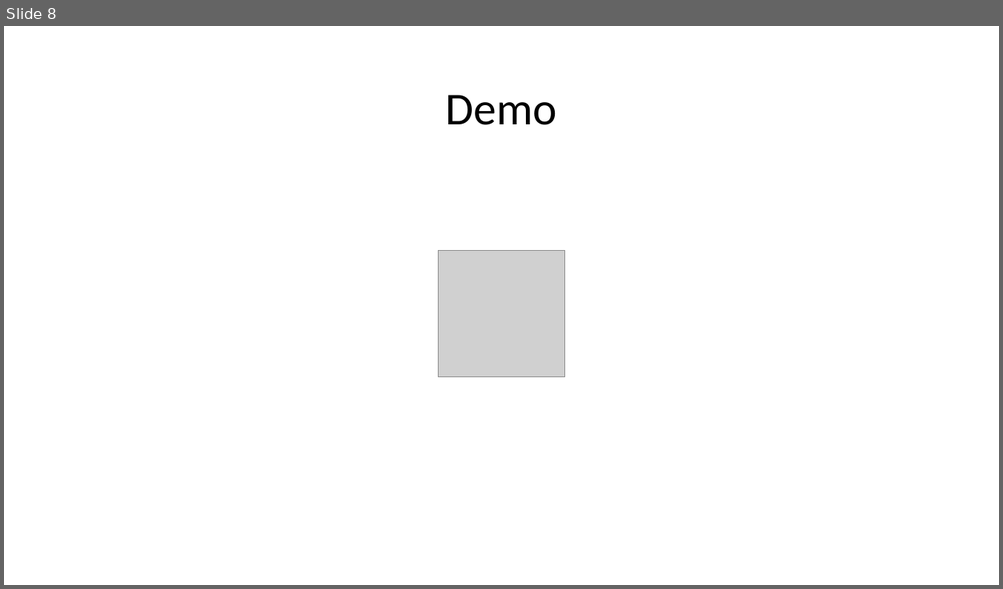
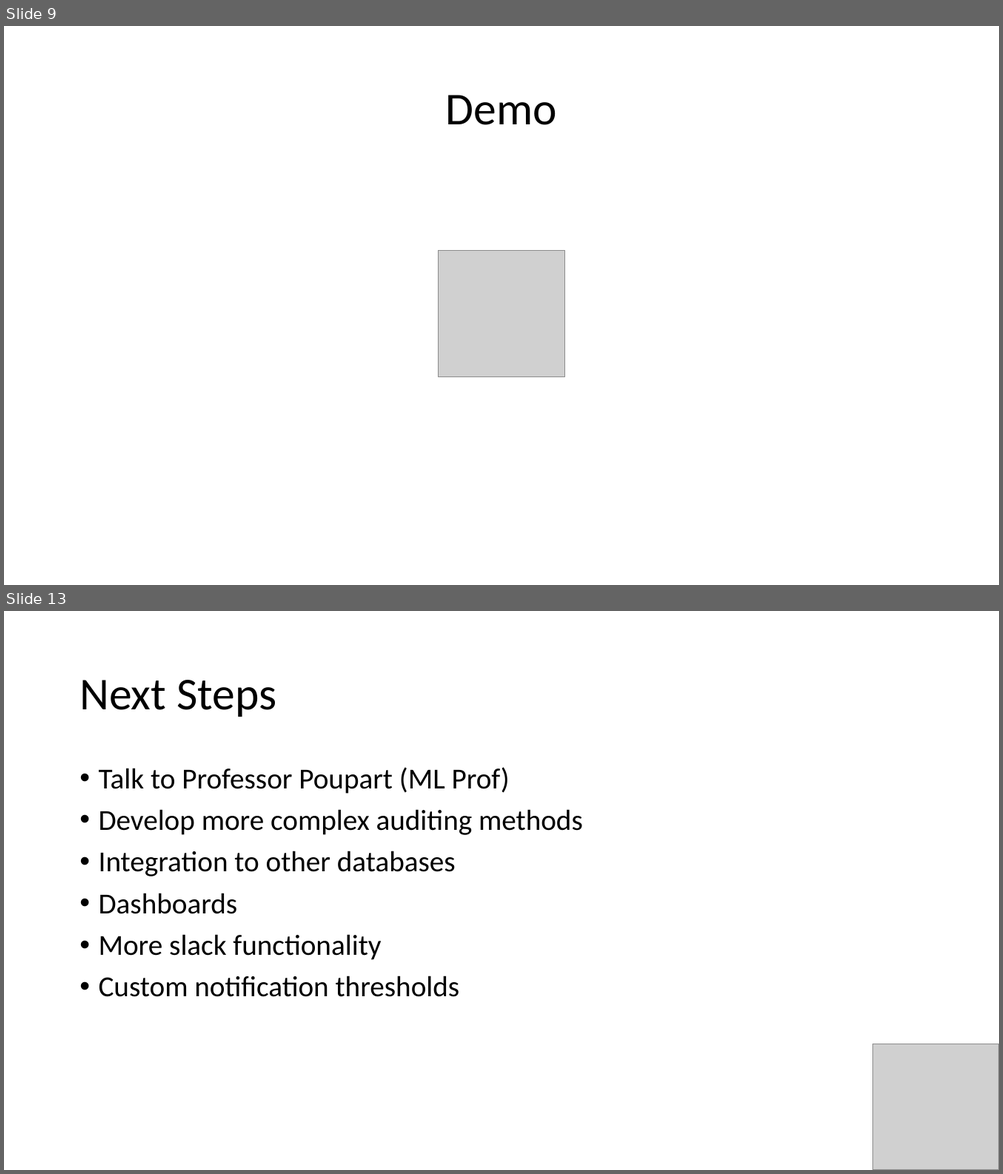
Before and after one commit to havess/daudit, a slide deck: midterm_presentation.pptx. Shown one above the other, each under a label of ours: slide 8 before the commit, slides 9 and 13 after it; the slides between them are not shown. The pictures are 1003x589 and 1003x1174 pixels, drawn with LibreOffice and Linux fonts; fonts in the diff are those of the drawing; grey boxes stand for pictures. Boxes give left, top, right and bottom in pixels: in the first picture for what was removed or moved away, otherwise in the second. Text is boxed around its words. In the diff, an @@ line names an element or a change of style, - is before the commit and + after.

```diff
--- a/midterm_presentation.pptx
+++ b/midterm_presentation.pptx
@@ slide 13 added at bbox=[4, 611, 999, 1170], background #FFFFFF @@
@@ title added at bbox=[79, 680, 276, 717], 44 pt, text #000000 @@
+Next Steps
@@ text added at bbox=[99, 767, 583, 997], 28 pt, text #000000 @@
+• Talk to Professor Poupart (ML Prof)
+• Develop more complex auditing methods
+• Integration to other databases
+• Dashboards
+• More slack functionality
+• Custom notification thresholds
@@ picture added at bbox=[873, 1045, 999, 1170] @@
@@ what was slide 8 is now slide 9 @@
```
Also in this commit, not shown: 1 slide changed, 4 other slides added.
